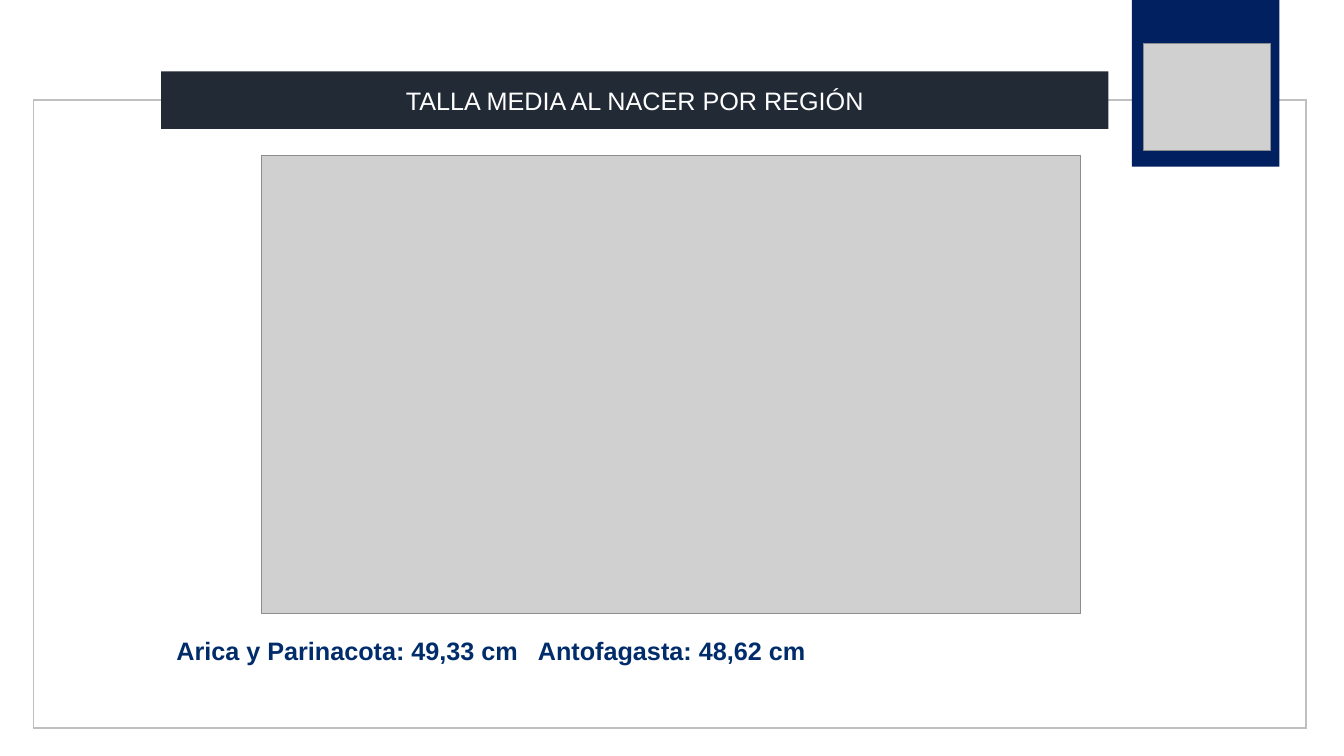
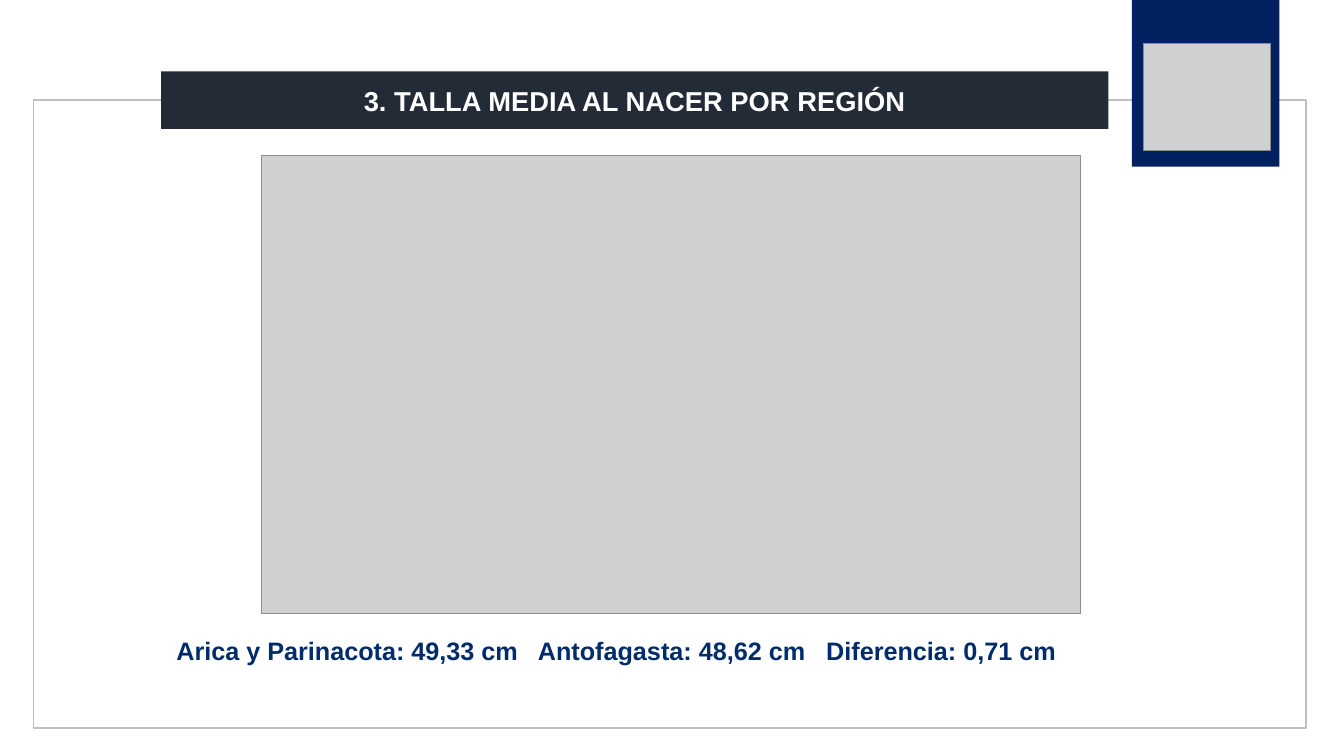
Before and after one commit to jorgealtamiranonavarrete-art/proyecto-grupo2, a slide deck: slide 5 of F4/f4_presentacion_grupo2.pptx. Drawn at 1344x756 pixels with LibreOffice and Linux fonts; fonts in the diff are those of the drawing; grey boxes stand for pictures. Boxes give left, top, right and bottom in pixels: in the first picture for what was removed or moved away, otherwise in the second. Text is boxed around its words. In the diff, an @@ line names an element or a change of style, - is before the commit and + after.

```diff
--- a/F4/f4_presentacion_grupo2.pptx
+++ b/F4/f4_presentacion_grupo2.pptx
@@ rectangle "3. TALLA MEDIA AL NACER ..." at (x1=161, y1=72, x2=1109, y2=129): fill #222A35 to #232B37 @@
@@ text in rectangle at (x1=364, y1=89, x2=905, y2=112): text changed; size 18 to 19.5 pt; bold on @@
-TALLA MEDIA AL NACER POR REGIÓN
+3. TALLA MEDIA AL NACER POR REGIÓN
@@ text at (x1=176, y1=641, x2=1055, y2=666): text changed @@
-Arica y Parinacota: 49,33 cm Antofagasta: 48,62 cm
+Arica y Parinacota: 49,33 cm Antofagasta: 48,62 cm Diferencia: 0,71 cm
```
Also in this commit, not shown: 4 other slides changed, 18 other files.
